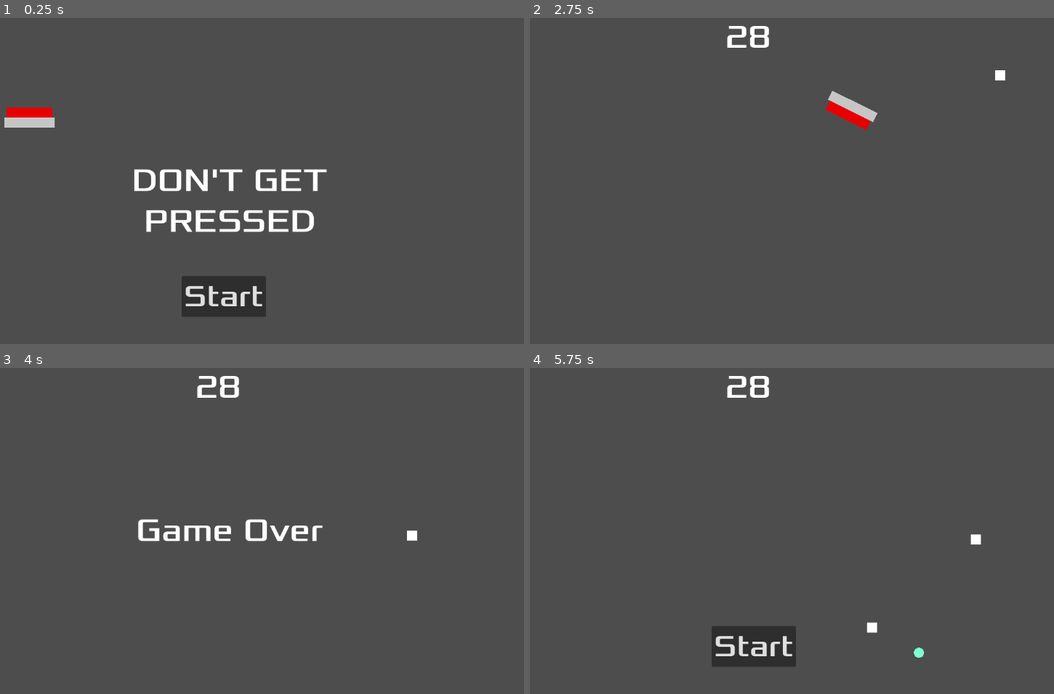
Above: before the commit, frames 1-4 (two rows, left to right).
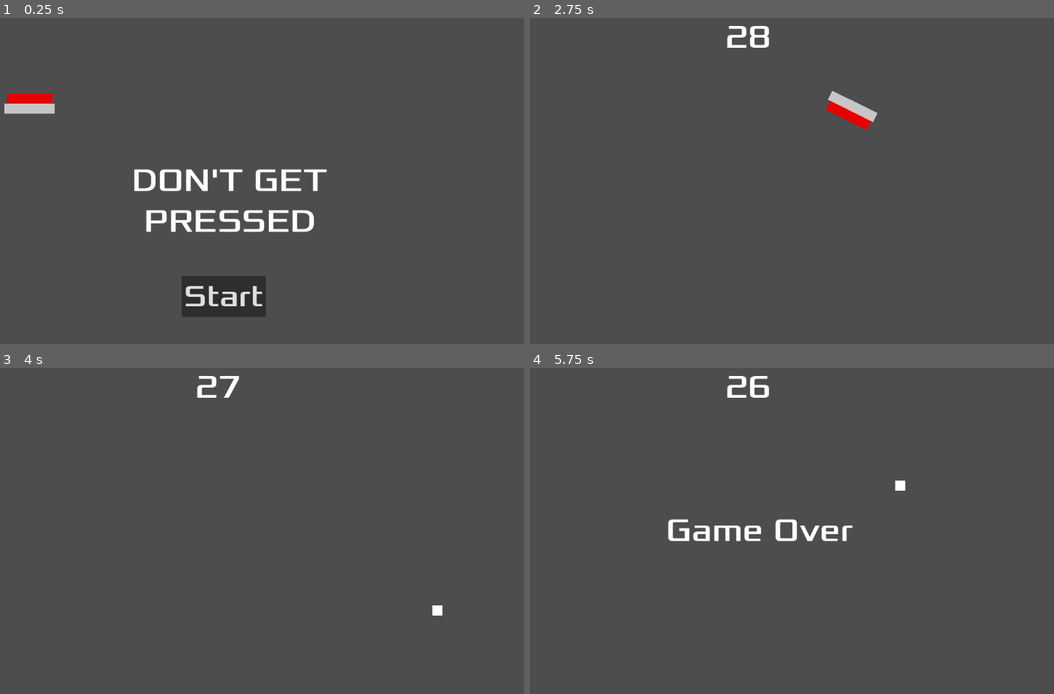
Above: after the commit, the same moments.

Repository: Kratpa/ButtonGame
Game: Godot game, scene res://scenes/game/Game.tscn
Same seed, same stepped clock (60 frames per second), same inputs: the game is played once before the commit and once after it.
Inputs:
- Up to frame 1 (0.25 s): no input
- Up to frame 2 (2.75 s): click "Start" at 0.5 s; hold Right 1.28-2.03 s; hold Down from 2.03 s (still down)
- Up to frame 3 (4 s): release Down at 2.78 s; hold Right 2.78-3.53 s; hold Up from 3.53 s (still down)
- Up to frame 4 (5.75 s): release Up at 4.28 s; hold Left from 4.28 s (still down)

The runs differ from the first frame. In frame 1, 1.0% of the frame differs, in the area x 0-11%, y 23-34%; in frame 2, less than 0.1%; in frame 3, 1.3%; in frame 4, 3.2%, in the area x 26-87%, y 2-92%.

Commit message:
Add proper start and end

Diff:
--- a/godot/HUD.gd
+++ b/godot/scenes/HUD/HUD.gd
@@ -1,4 +1,4 @@
-extends CanvasLayer
+extends Control
 
 # Notifies `Game` node that the button has been pressed
 signal start_game
@@ -24,15 +24,8 @@
 func update_score(score):
 	$ScoreLabel.text = str(score)
 
-
-
-
-
 func _on_message_timer_timeout():
 	$Message.hide()
-
-
-
 
 func _on_start_button_pressed():
 	$StartButton.hide()
--- a/godot/scenes/HUD/hud.tscn
+++ b/godot/scenes/HUD/hud.tscn
@@ -1,13 +1,16 @@
 [gd_scene load_steps=3 format=3 uid="uid://d4dflikepxhi4"]
 
-[ext_resource type="Script" path="res://HUD.gd" id="1_6e5tc"]
+[ext_resource type="Script" path="res://scenes/HUD/HUD.gd" id="1_6e5tc"]
 [ext_resource type="FontFile" uid="uid://cjnr63te1su44" path="res://fonts/Xolonium-Regular.ttf" id="2_0pwge"]
 
-[node name="HUD" type="CanvasLayer"]
+[node name="HUD" type="Control"]
+layout_mode = 3
+anchors_preset = 0
 script = ExtResource("1_6e5tc")
 
 [node name="ScoreLabel" type="Label" parent="."]
 visible = false
+layout_mode = 0
 offset_left = 500.0
 offset_top = -1.0
 offset_right = 590.0
@@ -19,6 +22,7 @@
 vertical_alignment = 1
 
 [node name="Message" type="Label" parent="."]
+layout_mode = 0
 offset_left = 195.0
 offset_top = 284.0
 offset_right = 942.0
@@ -31,6 +35,7 @@
 autowrap_mode = 2
 
 [node name="StartButton" type="Button" parent="."]
+layout_mode = 0
 offset_left = 473.0
 offset_top = 513.0
 offset_right = 640.0
--- a/godot/scenes/floor/Floor2.gd
+++ b/godot/scenes/floor/Floor2.gd
@@ -1,5 +1,7 @@
+class_name Floor2
 extends RigidBody2D
 
+var last_hit = 0
 
 # Called when the node enters the scene tree for the first time.
 func _ready():
@@ -12,5 +14,10 @@
 
 
 func _on_body_entered(body: RigidBody2D):
+	if body is Player:
+		var current_time = Time.get_ticks_msec()
+		if current_time - last_hit <= 100:
+			return
+		last_hit = current_time
 	body.linear_velocity = Vector2(body.linear_velocity.x, 0)
 	body.apply_central_impulse(Vector2(0, -1000 * body.mass))
--- a/godot/scenes/floor/Floor2.tscn
+++ b/godot/scenes/floor/Floor2.tscn
@@ -14,7 +14,7 @@
 physics_material_override = SubResource("PhysicsMaterial_5tpp5")
 freeze = true
 freeze_mode = 1
-max_contacts_reported = 4
+max_contacts_reported = 10
 contact_monitor = true
 script = ExtResource("1_jnxpy")
 
--- a/godot/scenes/game/Game.gd
+++ b/godot/scenes/game/Game.gd
@@ -1,5 +1,7 @@
 extends Node2D
 var score
+
+signal game_start
 
 @onready var player = $Player
 @onready var floor = $Floor
@@ -13,19 +15,16 @@
 func game_over():
 	$ScoreTimer.stop()
 	$HUD.show_game_over()
-	player.hide()
 
 func new_game():
 	score = 30
+	game_start.emit()
 	$ScoreTimer.start()
 	$HUD.update_score(score)
-	player.show()
-	player.reset = true
 
 
 func _on_score_timer_timeout():
 	score -= 1
-	print(score)
 	$HUD.update_score(score)
 	if score == 0:
 		$HUD/Message.text = "Level completed!"
@@ -38,3 +37,8 @@
 
 func _on_player_hit():
 	game_over()
+
+
+func _on_world_boundary_body_entered(body):
+	print("world boundary hit", body)
+	player.on_hit()
--- a/godot/scenes/game/Game.tscn
+++ b/godot/scenes/game/Game.tscn
@@ -1,11 +1,14 @@
-[gd_scene load_steps=7 format=3 uid="uid://db6vw4whhspc6"]
+[gd_scene load_steps=8 format=3 uid="uid://db6vw4whhspc6"]
 
 [ext_resource type="Script" path="res://scenes/game/Game.gd" id="1_816xq"]
 [ext_resource type="PackedScene" uid="uid://b0phhgyg3mhwf" path="res://scenes/player/Player.tscn" id="2_dwpk8"]
 [ext_resource type="PackedScene" uid="uid://bu7hm0hblrlpn" path="res://scenes/floor/Floor2.tscn" id="2_hwmhc"]
 [ext_resource type="PackedScene" uid="uid://5p0c2cncvtai" path="res://scenes/object/ObjectSpawner.tscn" id="4_irqdp"]
 [ext_resource type="PackedScene" uid="uid://b3rhiv1pgyhmb" path="res://scenes/pickup/PickupSpawner.tscn" id="5_h7ldk"]
-[ext_resource type="PackedScene" uid="uid://d4dflikepxhi4" path="res://scenes/HUD/hud.tscn" id="6_ch5am"]
+[ext_resource type="PackedScene" uid="uid://d4dflikepxhi4" path="res://scenes/HUD/HUD.tscn" id="6_ch5am"]
+
+[sub_resource type="SegmentShape2D" id="SegmentShape2D_dahug"]
+b = Vector2(10000, 0)
 
 [node name="Game" type="Node2D"]
 script = ExtResource("1_816xq")
@@ -16,6 +19,7 @@
 [node name="Player" parent="." instance=ExtResource("2_dwpk8")]
 position = Vector2(171, 170)
 collision_layer = 3
+freeze = true
 move_force = 2000
 
 [node name="ObjectSpawner" parent="." instance=ExtResource("4_irqdp")]
@@ -29,7 +33,19 @@
 
 [node name="ScoreTimer" type="Timer" parent="."]
 
+[node name="WorldBoundary" type="Area2D" parent="."]
+
+[node name="CollisionShape2D" type="CollisionShape2D" parent="WorldBoundary"]
+position = Vector2(-5000, 700)
+shape = SubResource("SegmentShape2D_dahug")
+
+[connection signal="game_start" from="." to="Player" method="_on_game_game_start"]
+[connection signal="game_start" from="." to="ObjectSpawner" method="_on_game_game_start"]
+[connection signal="game_start" from="." to="PickupSpawner" method="_on_game_game_start"]
 [connection signal="hit" from="Player" to="." method="_on_player_hit"]
+[connection signal="hit" from="Player" to="ObjectSpawner" method="_on_player_hit"]
+[connection signal="hit" from="Player" to="PickupSpawner" method="_on_player_hit"]
 [connection signal="start_game" from="HUD" to="." method="new_game"]
 [connection signal="start_game" from="HUD" to="." method="_on_hud_start_game"]
 [connection signal="timeout" from="ScoreTimer" to="." method="_on_score_timer_timeout"]
+[connection signal="body_entered" from="WorldBoundary" to="." method="_on_world_boundary_body_entered"]
--- a/godot/scenes/object/ObjectSpawner.gd
+++ b/godot/scenes/object/ObjectSpawner.gd
@@ -10,7 +10,6 @@
 
 func _ready():
 	spawn_timer.wait_time = spawn_interval
-	spawn_timer.start()
 
 func _physics_process(delta):
 	for node: Node2D in objects.get_children():
@@ -26,3 +25,17 @@
 
 func _on_timer_timeout():
 	spawn()
+
+
+func _on_player_hit():
+	spawn_timer.stop()
+	for node: Node2D in objects.get_children():
+		node.linear_velocity = Vector2()
+		node.set_deferred("freeze", true)
+	pass # Replace with function body.
+
+
+func _on_game_game_start():
+	for node: Node2D in objects.get_children():
+		node.queue_free()
+	spawn_timer.start()
--- a/godot/scenes/pickup/PickupSpawner.gd
+++ b/godot/scenes/pickup/PickupSpawner.gd
@@ -1,13 +1,13 @@
 extends Node
 
 var movement_boost_scene = preload("res://scenes/pickup/MovementBoost.tscn")
-
+var timer: Timer
 var current_instance: Pickup
 # Called when the node enters the scene tree for the first time.
 func _ready():
-	var timer = Timer.new()
+	timer = Timer.new()
 	add_child(timer)
-	timer.start(5)
+	timer.wait_time = 5
 	timer.timeout.connect(_spawn)
 
 
@@ -18,3 +18,15 @@
 	instance.position = Vector2(50 + randi() % (get_viewport().size.x - 50), 200 + randi() % (get_viewport().size.y - 200))
 	current_instance = instance
 	add_child(instance)
+
+
+
+func _on_player_hit():
+	timer.stop()
+
+
+func _on_game_game_start():
+	timer.start()
+	if current_instance != null:
+		current_instance.queue_free()
+	pass # Replace with function body.
--- a/godot/scenes/player/Player.gd
+++ b/godot/scenes/player/Player.gd
@@ -8,16 +8,11 @@
 @export var MAX_LINEAR_VELOCITY = 500
 @export var MAX_ANGULAR_VELOCITY = 500
 
-var reset = false
 var initial_pos: Vector2
 
 # Called when the node enters the scene tree for the first time.
 func _ready():
 	initial_pos = Vector2(position.x, position.y)
-
-func _physics_process(delta):
-	if position.y > 1000:
-		reset = true
 
 func _integrate_forces(state):
 	if Input.is_key_pressed(KEY_RIGHT):
@@ -32,15 +27,21 @@
 	state.linear_velocity.x = clamp(state.linear_velocity.x, -MAX_LINEAR_VELOCITY, MAX_LINEAR_VELOCITY)
 	state.angular_velocity = clamp(state.angular_velocity, -MAX_ANGULAR_VELOCITY, MAX_ANGULAR_VELOCITY)
 
-	if reset:
-		state.transform = Transform2D(0.0, initial_pos)
-		state.linear_velocity = Vector2()
-		state.angular_velocity = 0
-		reset = false
+func on_hit():
+	emit_signal("hit")
+	linear_velocity = Vector2()
+	angular_velocity = 0
+	set_deferred("freeze", true)
+
+func _on_area_2d_body_entered(body):
+	if body is Floor2 and rotation_degrees >= -90 and rotation_degrees <= 90:
+		return
+	on_hit()
 
 
-
-
-func _on_area_2d_body_entered(body):
-	emit_signal("hit")
-	print("hit")
+func _on_game_game_start():
+	linear_velocity = Vector2()
+	angular_velocity = 0
+	set_deferred("freeze", false)
+	rotation = 0
+	position = initial_pos
--- a/godot/scenes/player/Player.tscn
+++ b/godot/scenes/player/Player.tscn
@@ -20,22 +20,26 @@
 "
 
 [sub_resource type="RectangleShape2D" id="RectangleShape2D_xcswh"]
-size = Vector2(88, 18)
+size = Vector2(88, 15)
 
 [sub_resource type="RectangleShape2D" id="RectangleShape2D_devci"]
 size = Vector2(100, 20)
 
 [node name="Player" type="RigidBody2D"]
+disable_mode = 1
 mass = 2.0
+continuous_cd = 2
 angular_damp = 2.5
 script = ExtResource("1_1sgmg")
 
 [node name="Area2D" type="Area2D" parent="."]
+input_pickable = false
 script = SubResource("GDScript_ntp05")
 
 [node name="RedPart" type="CollisionShape2D" parent="Area2D"]
-position = Vector2(0, -10)
+position = Vector2(0, -11.5)
 shape = SubResource("RectangleShape2D_xcswh")
+debug_color = Color(0.427451, 0.603922, 0, 0.419608)
 
 [node name="CollisionShape2D" type="CollisionShape2D" parent="."]
 position = Vector2(0, 10)
@@ -44,5 +48,3 @@
 [node name="Button" parent="." instance=ExtResource("2_oxkvl")]
 
 [connection signal="body_entered" from="Area2D" to="." method="_on_area_2d_body_entered"]
-[connection signal="body_entered" from="Area2D" to="Area2D" method="_on_body_entered"]
-[connection signal="hit" from="Area2D" to="." method="_on_area_2d_hit"]
